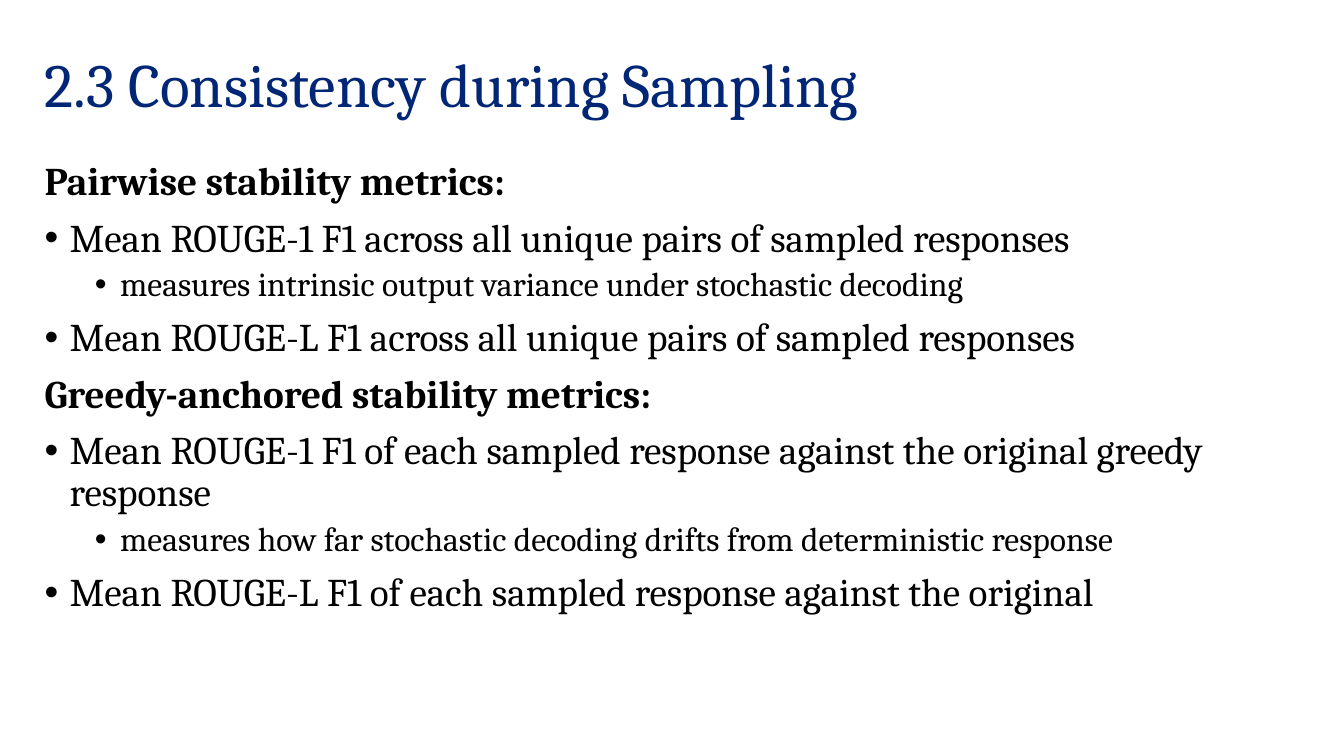
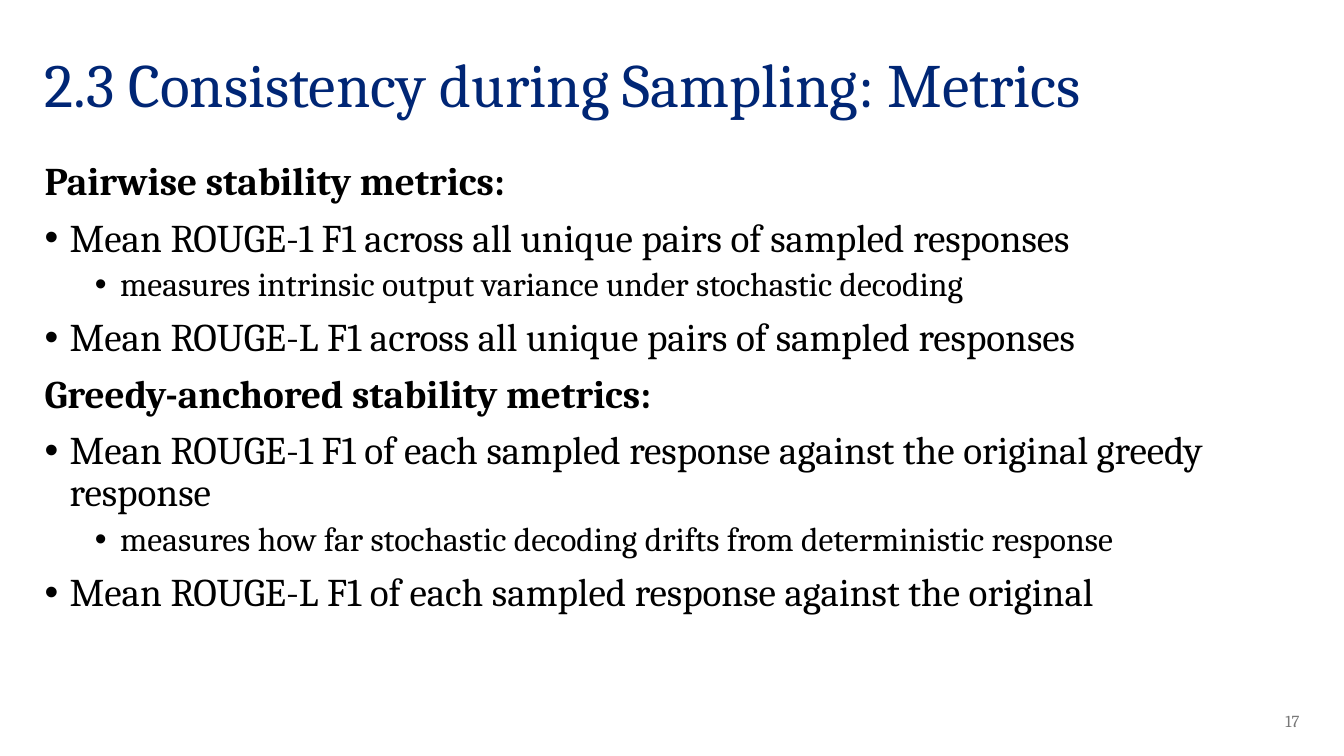
Before and after one commit to sarapohland/radiology_confidence, a slide deck: slide 17 of docs/results.pptx (slide 13 before the commit). Drawn at 1344x756 pixels with LibreOffice and Linux fonts; fonts in the diff are those of the drawing; background and template pictures are left out. Boxes give left, top, right and bottom in pixels: in the first picture for what was removed or moved away, otherwise in the second. Text is boxed around its words. In the diff, an @@ line names an element or a change of style, - is before the commit and + after.

```diff
--- a/docs/results.pptx
+++ b/docs/results.pptx
@@ title at (45, 64, 1080, 120): text changed @@
-2.3 Consistency during Sampling
+2.3 Consistency during Sampling: Metrics
@@ page number added at (1285, 716, 1299, 727), 12 pt, text #797979 @@
+17
```
Also in this commit, not shown: 24 other slides changed, 13 slides added, 1 slide removed, 58 other files.
